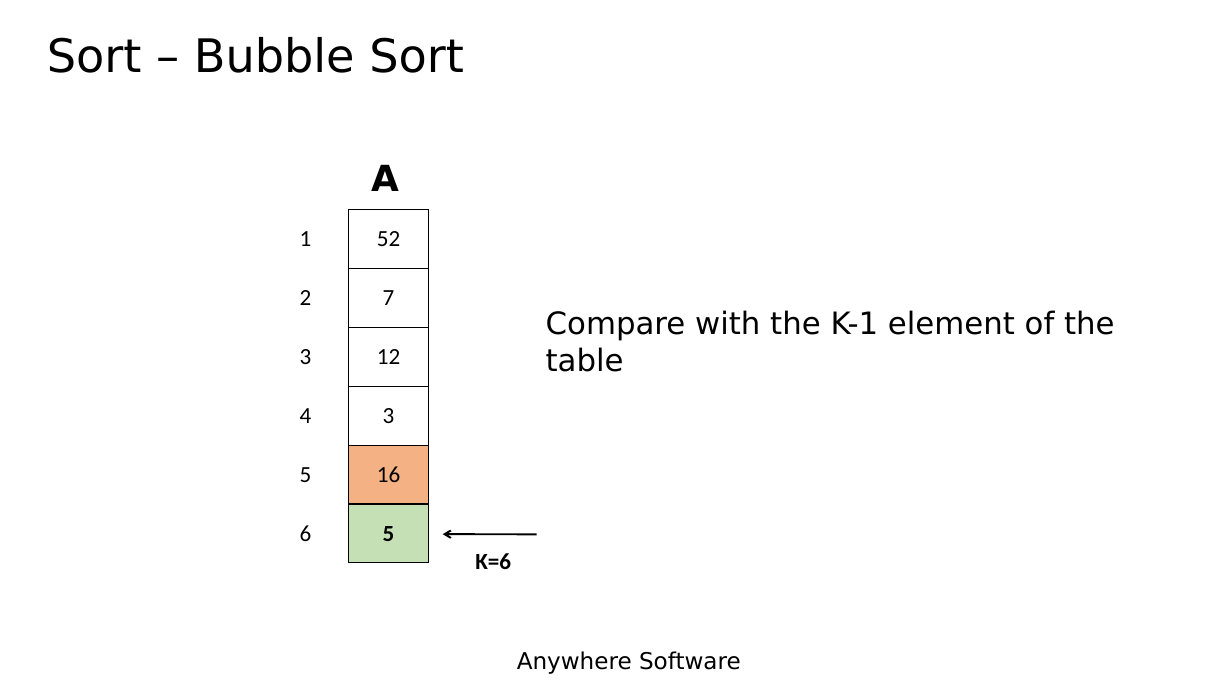
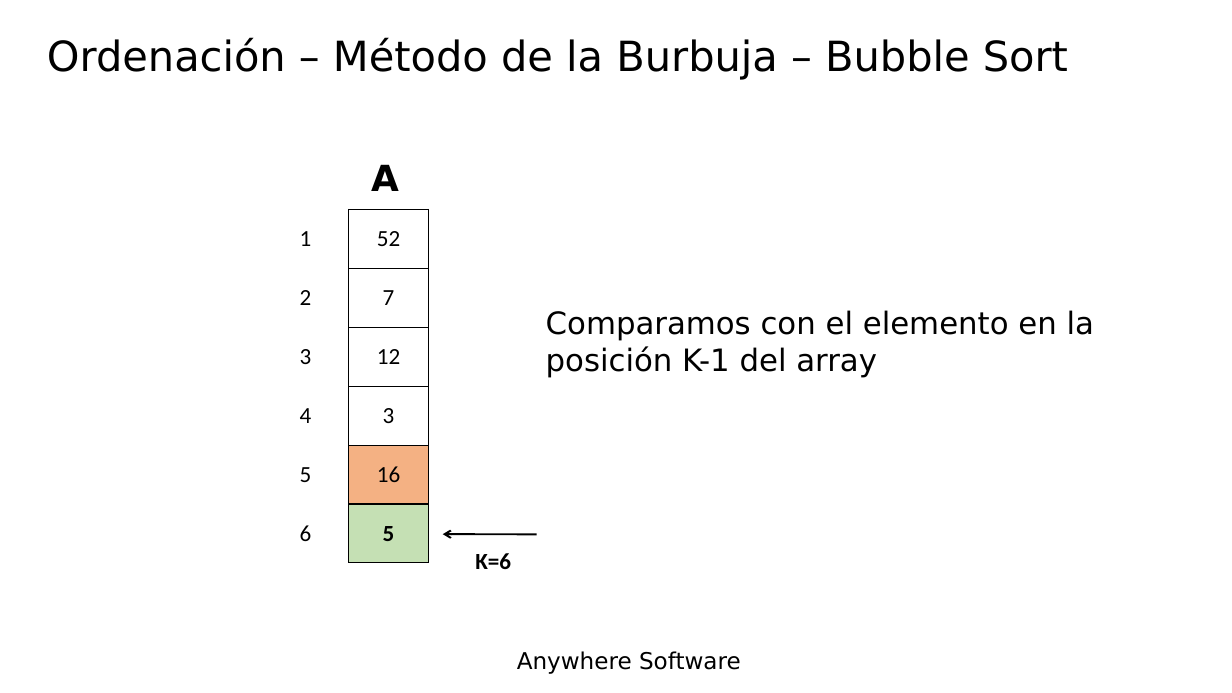
Before and after one commit to Lamashino/Teaching-B4J, a slide deck: slide 17 of Tema 14 - Matrices - Arrays/Tema 14 - Matrices - Arrays.pptx. Drawn at 1232x693 pixels with LibreOffice and Linux fonts; fonts in the diff are those of the drawing; background and template pictures are left out. Boxes give left, top, right and bottom in pixels: in the first picture for what was removed or moved away, otherwise in the second. Text is boxed around its words. In the diff, an @@ line names an element or a change of style, - is before the commit and + after.

```diff
--- a/Tema 14 - Matrices - Arrays/Tema 14 - Matrices - Arrays.pptx
+++ b/Tema 14 - Matrices - Arrays/Tema 14 - Matrices - Arrays.pptx
@@ title at [47, 37, 1068, 79]: text changed; size 36 to 32.4 pt @@
-Sort – Bubble Sort
+Ordenación – Método de la Burbuja – Bubble Sort
@@ text at [546, 310, 1094, 378]: text changed @@
-Compare with the K-1 element of the table
+Comparamos con el elemento en la posición K-1 del array
```
Also in this commit, not shown: 42 other slides changed.
